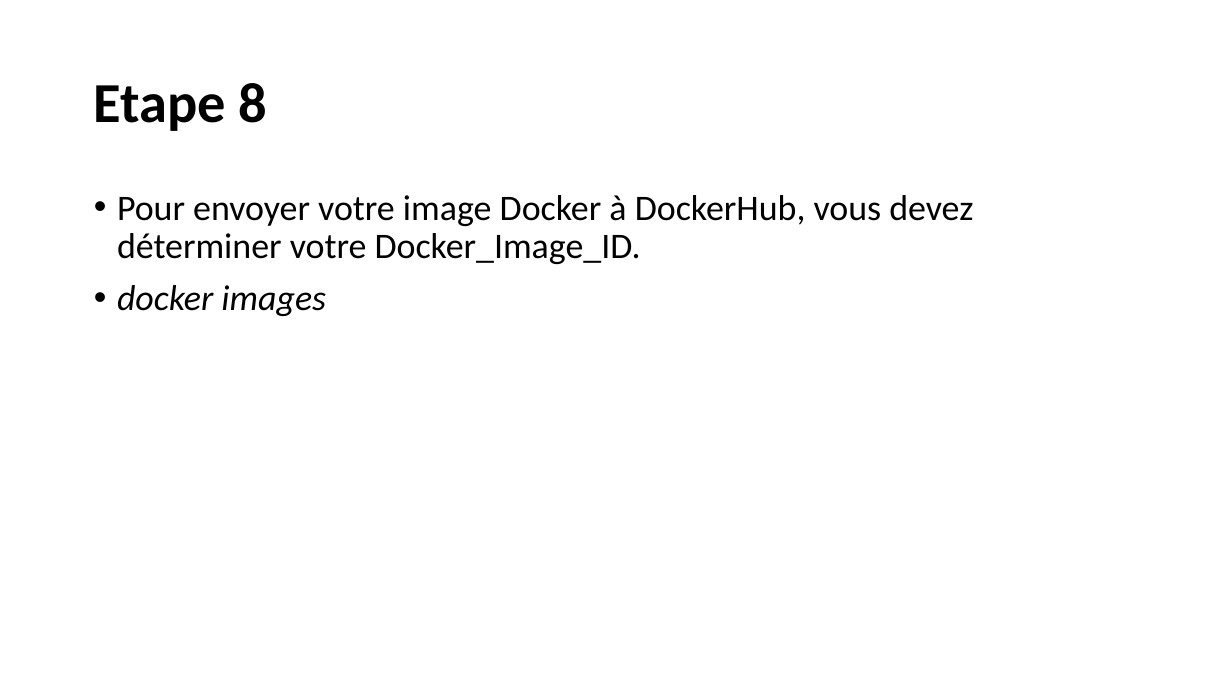
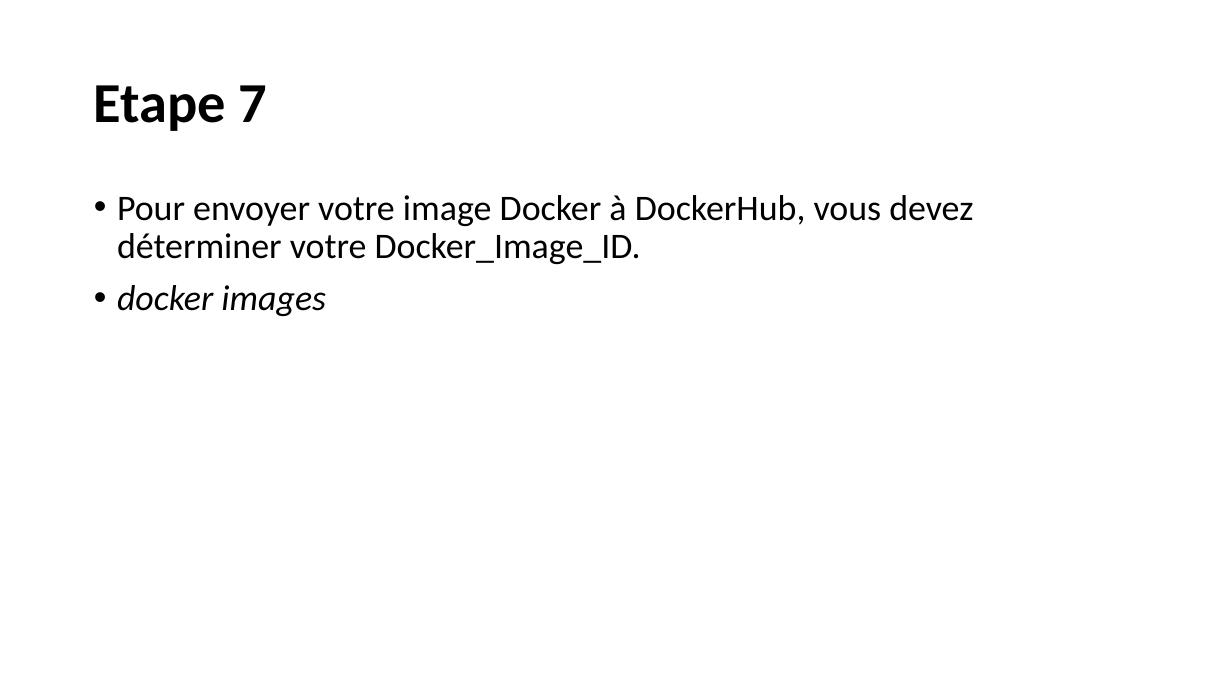
Before and after one commit to mohamadsabra/GLG203, a slide deck: slide 13 of Tutoriel.pptx (slide 11 before the commit). Drawn at 1232x693 pixels with LibreOffice and Linux fonts; fonts in the diff are those of the drawing. Boxes give left, top, right and bottom in pixels: in the first picture for what was removed or moved away, otherwise in the second. Text is boxed around its words. In the diff, an @@ line names an element or a change of style, - is before the commit and + after.

```diff
--- a/Tutoriel.pptx
+++ b/Tutoriel.pptx
@@ title at bbox=[94, 85, 268, 131]: text changed @@
-Etape 8
+Etape 7
```
Also in this commit, not shown: 5 other slides changed, 5 slides added.
